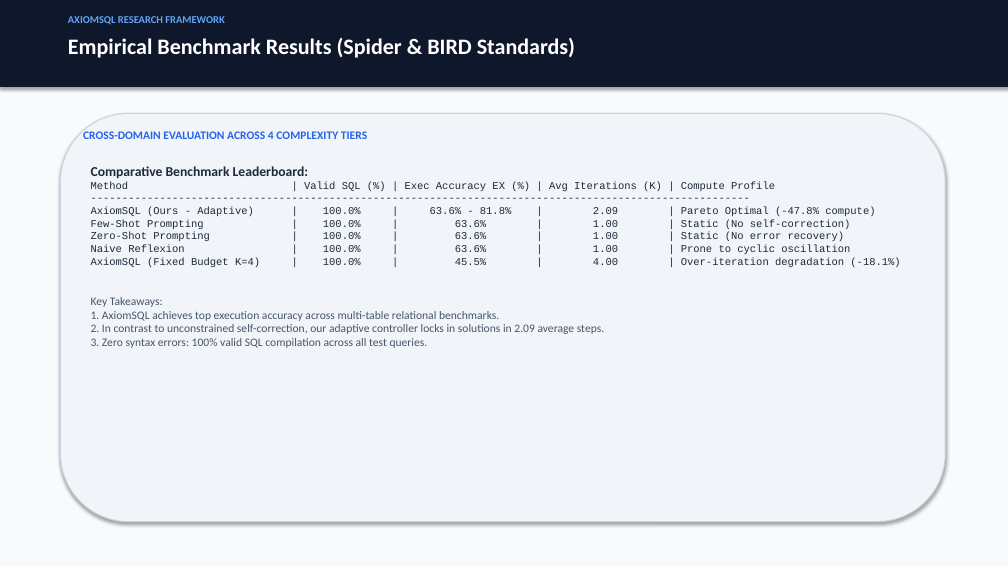
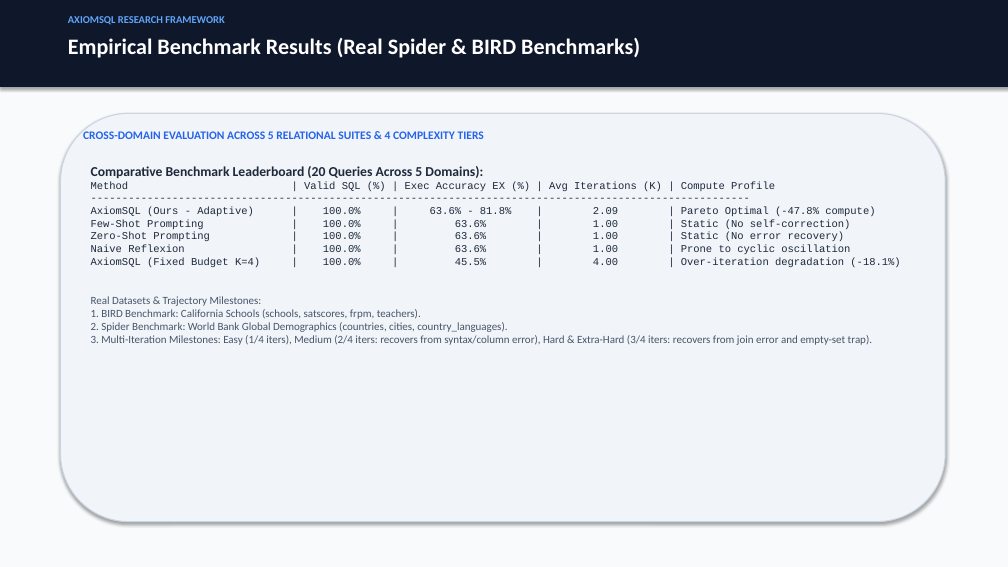
Before and after one commit to DharshiniPES/axiom-sql-textgrad, a slide deck: slide 11 of presentation/AxiomSQL_Presentation.pptx. Drawn at 1008x567 pixels with LibreOffice and Linux fonts; fonts in the diff are those of the drawing. Boxes give left, top, right and bottom in pixels: in the first picture for what was removed or moved away, otherwise in the second. Text is boxed around its words. In the diff, an @@ line names an element or a change of style, - is before the commit and + after.

Commit message:
feat: integrate real spider/bird datasets and custom database upload

```diff
--- a/presentation/AxiomSQL_Presentation.pptx
+++ b/presentation/AxiomSQL_Presentation.pptx
@@ text at bbox=[68, 38, 640, 58]: text changed @@
-Empirical Benchmark Results (Spider & BIRD Standards)
+Empirical Benchmark Results (Real Spider & BIRD Benchmarks)
@@ text at bbox=[83, 131, 484, 139]: text changed @@
-CROSS-DOMAIN EVALUATION ACROSS 4 COMPLEXITY TIERS
+CROSS-DOMAIN EVALUATION ACROSS 5 RELATIONAL SUITES & 4 COMPLEXITY TIERS
@@ text at bbox=[91, 166, 483, 178]: text changed @@
-Comparative Benchmark Leaderboard:
+Comparative Benchmark Leaderboard (20 Queries Across 5 Domains):
@@ text at bbox=[91, 296, 872, 345]: text changed; size 11 to 10.5 pt @@
-Key Takeaways:
-1. AxiomSQL achieves top execution accuracy across multi-table relational benchmarks.
-2. In contrast to unconstrained self-correction, our adaptive controller locks in solutions in 2.09 average steps.
-3. Zero syntax errors: 100% valid SQL compilation across all test queries.
+Real Datasets & Trajectory Milestones:
+1. BIRD Benchmark: California Schools (schools, satscores, frpm, teachers).
+2. Spider Benchmark: World Bank Global Demographics (countries, cities, country_languages).
+3. Multi-Iteration Milestones: Easy (1/4 iters), Medium (2/4 iters: recovers from syntax/column error), Hard & Extra-Hard (3/4 iters: recovers from join error and empty-set trap).
```
Also in this commit, not shown: 2 other slides changed, 13 other files.
